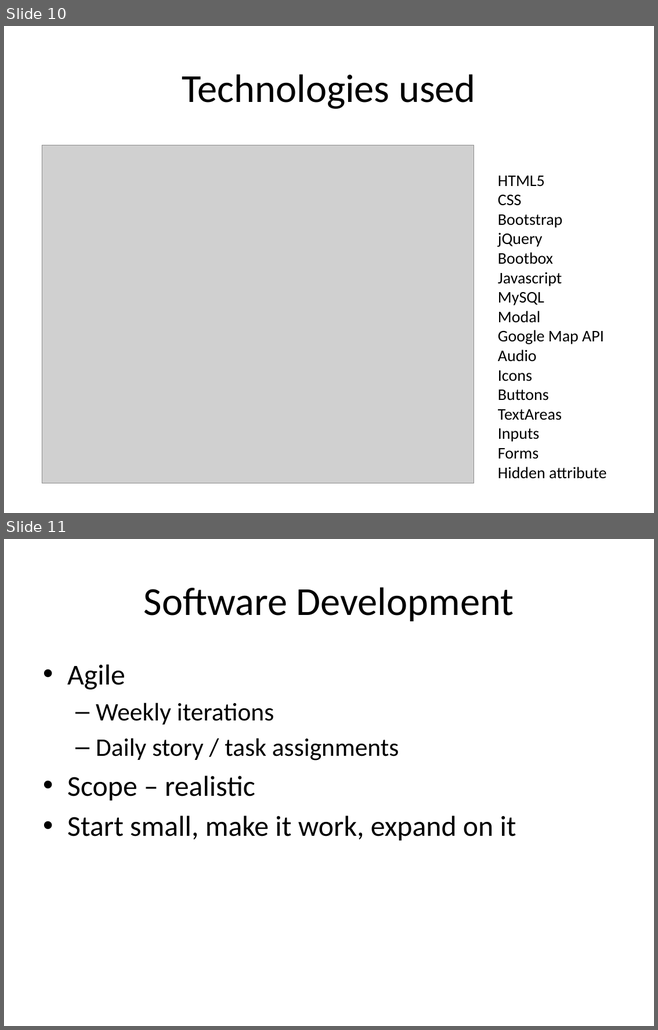
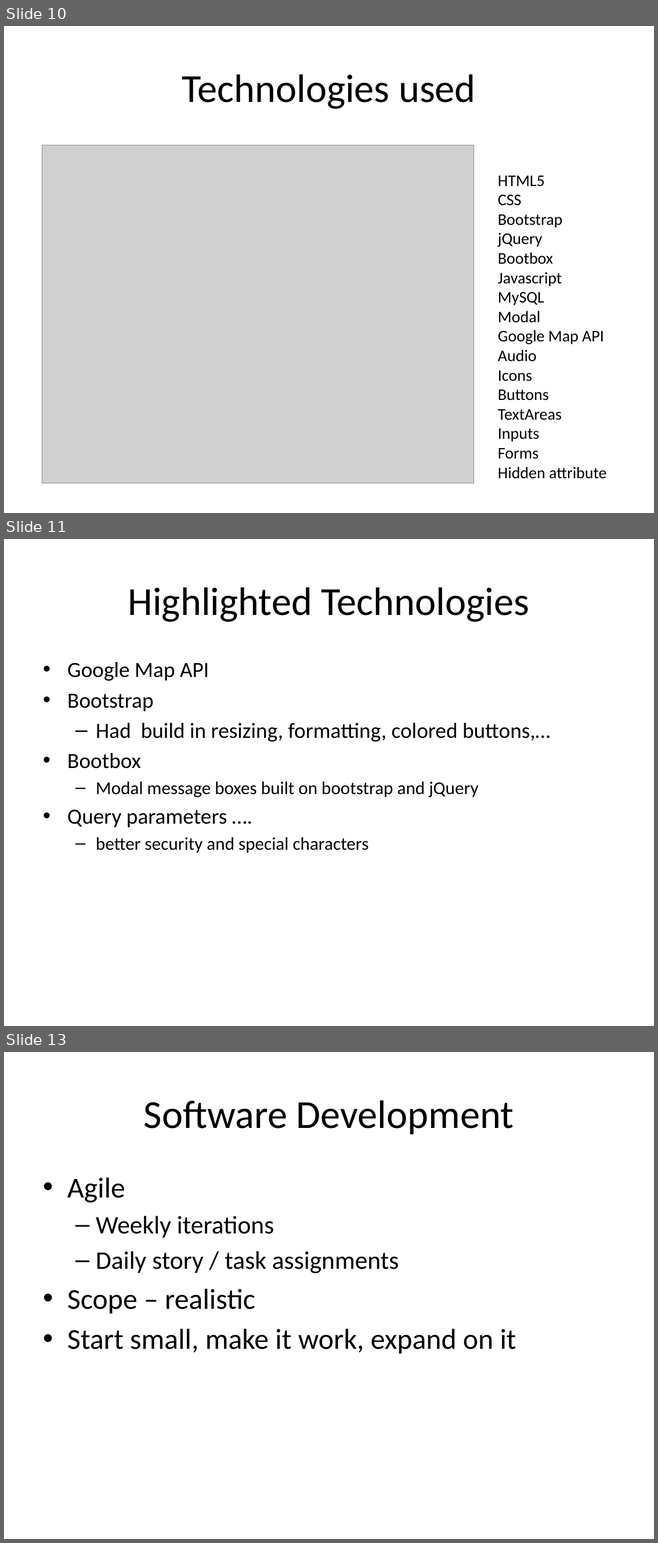
Before and after one commit to dreamer42/SEIS752-Vacation, a slide deck: docs/Presentation.pptx. Shown one above the other, each under a label of ours: slides 10 and 11 before the commit, slides 10, 11 and 13 after it; the slides between them are not shown. The pictures are 658x1030 and 658x1543 pixels, drawn with LibreOffice and Linux fonts; fonts in the diff are those of the drawing; grey boxes stand for pictures. Boxes give left, top, right and bottom in pixels: in the first picture for what was removed or moved away, otherwise in the second. Text is boxed around its words. In the diff, an @@ line names an element or a change of style, - is before the commit and + after.

Commit message:
added slides

```diff
--- a/docs/Presentation.pptx
+++ b/docs/Presentation.pptx
@@ slide 11 added at <box>4,539,654,1026</box>, background #FFFFFF @@
@@ title added at <box>128,587,529,622</box>, 44 pt, text #000000 @@
+Highlighted Technologies
@@ text added at <box>67,662,550,853</box>, 24 pt, text #000000 @@
+• Google Map API
+• Bootstrap
+  – Had build in resizing, formatting, colored buttons,…
+• Bootbox
+  – Modal message boxes built on bootstrap and jQuery
+• Query parameters ….
+  – better security and special characters
@@ what was slide 11 is now slide 13 @@
```
Also in this commit, not shown: 1 other slide added.
